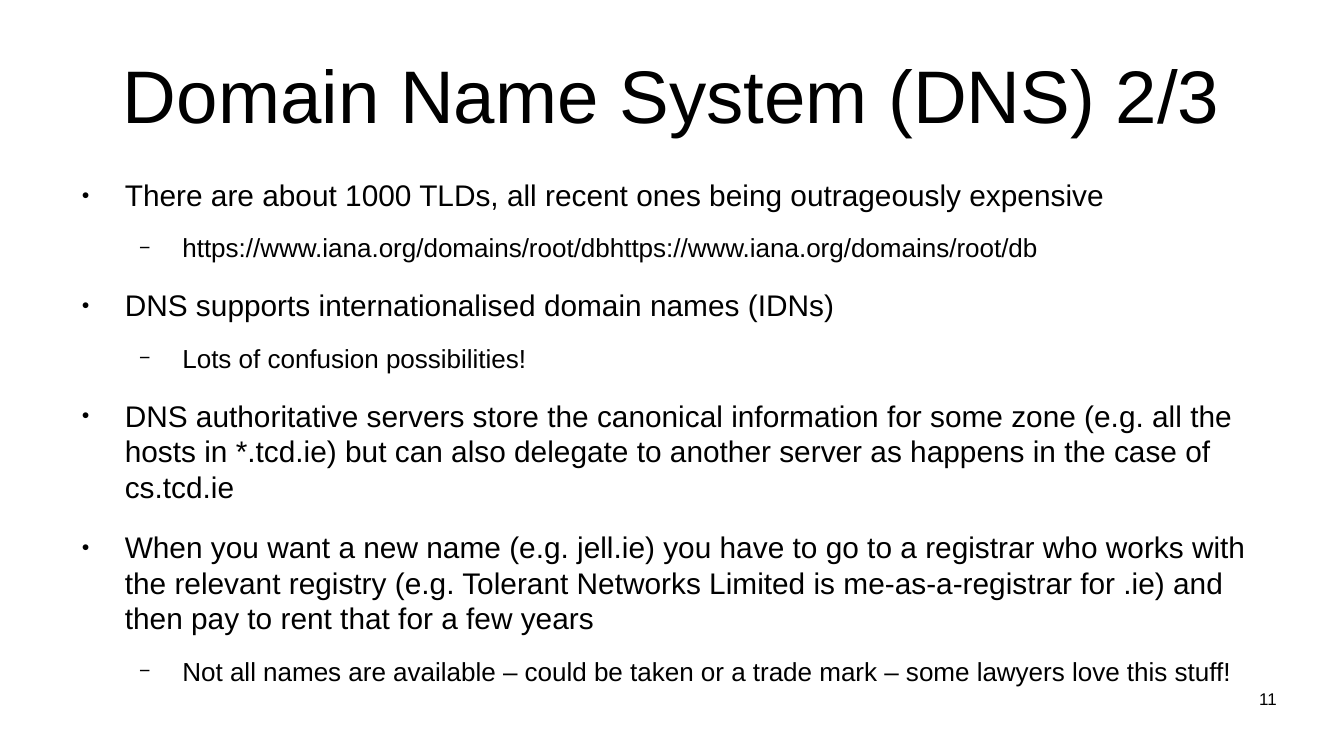
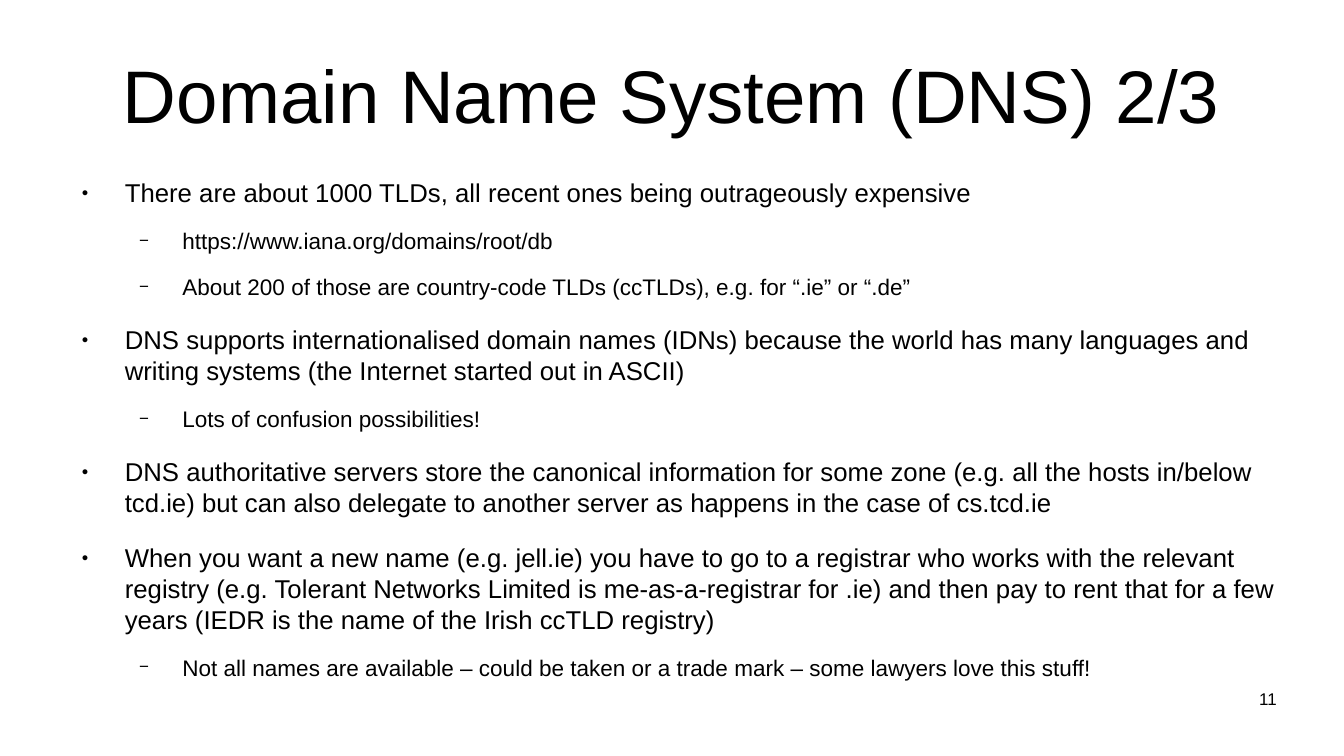
Before and after one commit to sftcd/witidtm, a slide deck: slide 11 of lectures/200-web.odp. Drawn at 1344x756 pixels with LibreOffice and Linux fonts; fonts in the diff are those of the drawing. Boxes give left, top, right and bottom in pixels: in the first picture for what was removed or moved away, otherwise in the second. Text is boxed around its words. In the diff, an @@ line names an element or a change of style, - is before the commit and + after.

```diff
--- a/lectures/200-web.odp
+++ b/lectures/200-web.odp
@@ text at (125,183,1090,681): size 17.6 to 15.2 pt in "There are about 1000 TLDs, all recent ..."; size 15.4 to 13.3 pt in "Lots of confusion possibilities!", "Not all names are available – could ..." @@
@@ text at (125,232,1249,386): text changed; size 15.4 to 15.2 pt @@
-  − https://www.iana.org/domains/root/dbhttps://www.iana.org/domains/root/db
-● DNS supports internationalised domain names (IDNs)
+  − https://www.iana.org/domains/root/db
+  − About 200 of those are country-code TLDs (ccTLDs), e.g. for “.ie” or “.de”
+● DNS supports internationalised domain names (IDNs) because the world has many languages and writing systems (the Internet started out in ASCII)
@@ text at (125,462,1274,635): text changed; size 17.6 to 15.2 pt @@
-● DNS authoritative servers store the canonical information for some zone (e.g. all the hosts in *.tcd.ie) but can also delegate to another server as happens in the case of cs.tcd.ie
-● When you want a new name (e.g. jell.ie) you have to go to a registrar who works with the relevant registry (e.g. Tolerant Networks Limited is me-as-a-registrar for .ie) and then pay to rent that for a few years
+● DNS authoritative servers store the canonical information for some zone (e.g. all the hosts in/below tcd.ie) but can also delegate to another server as happens in the case of cs.tcd.ie
+● When you want a new name (e.g. jell.ie) you have to go to a registrar who works with the relevant registry (e.g. Tolerant Networks Limited is me-as-a-registrar for .ie) and then pay to rent that for a few years (IEDR is the name of the Irish ccTLD registry)
```
Also in this commit, not shown: 10 other slides changed, 3 slides added, 4 other files.
